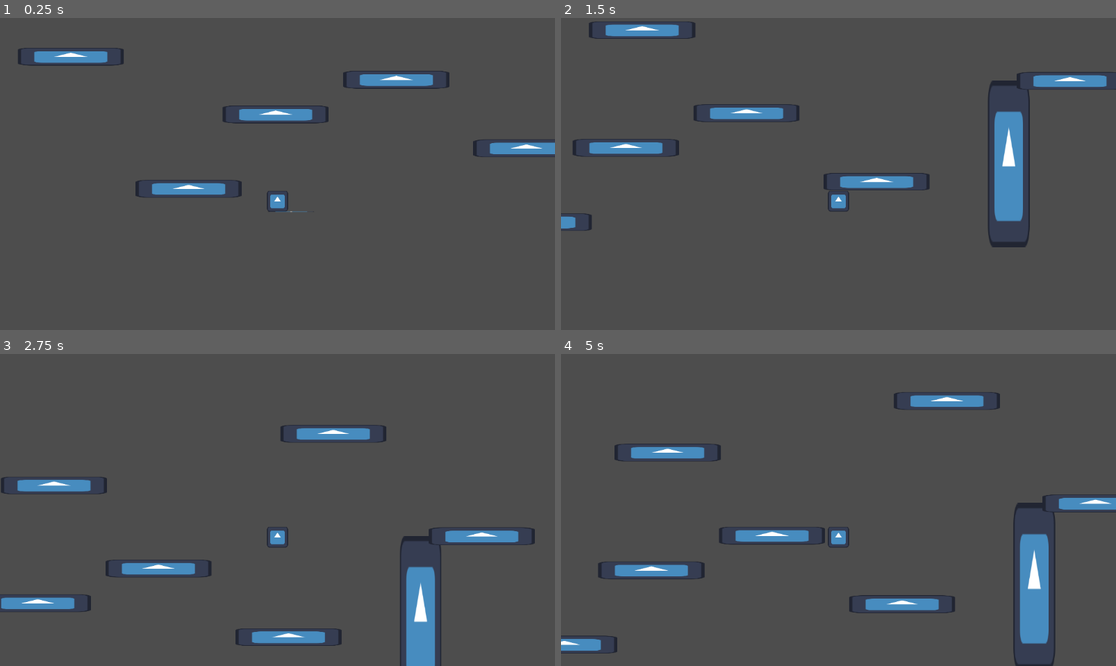
Above: before the commit, frames 1-4 (two rows, left to right).
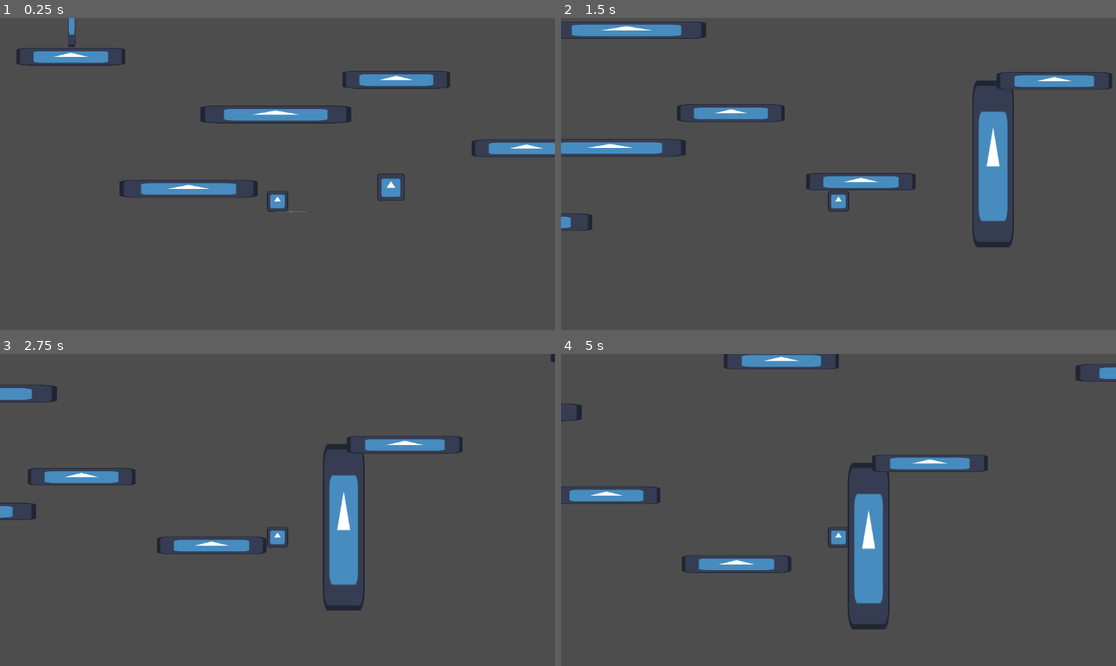
Above: after the commit, the same moments.

Repository: Atlus06/Planet-Trotter
Game: Godot game, scene res://Scenes/main.tscn
The game is run twice, just before and just after one commit, with the same random seed, the same clock (stepped at 60 frames per second) and the same inputs. The engine's default icon, where the game draws it, is replaced by a stand-in: a white triangle on a blue panel in a dark square.
Inputs (mouse positions are in pixels of both pictures, inside the frame that each line leads up to):
- Up to frame 1 (0.25 s): no input
- Up to frame 2 (1.5 s): tap Enter at 0.5 s; move the mouse to (960, 158) at 0.52 s; hold W (jump) 0.53-1.28 s; hold D (move_right) from 0.53 s (still down); tap Space (dash) at 0.6 s; click (960, 158) at 0.67 s; move the mouse to (727, 189) at 1.27 s; tap W (jump) at 1.35 s
- Up to frame 3 (2.75 s): tap W (jump) at 1.52, 1.82 s; tap Space (dash) at 1.55, 2.1 s; move the mouse to (333, 441) at 2.02 s; release D (move_right) at 2.03 s; hold A (move_left) from 2.03 s (still down); hold W (jump) from 2.03 s (still down)
- Up to frame 4 (5 s): move the mouse to (810, 572) at 2.77 s; release A (move_left) at 2.78 s; release W (jump) at 2.78 s; hold D (move_right) 2.78-4.28 s; tap Alt at 2.85 s; click (810, 572) at 2.92 s; tap W (jump) at 3.02, 3.32, 4.52, 4.82 s; tap Space (dash) at 3.05, 4.35 s; move the mouse to (1005, 556) at 3.52 s; hold W (jump) 3.53-4.28 s; tap Shift at 3.6 s; move the mouse to (672, 463) at 4.27 s; hold A (move_left) from 4.28 s (still down)

The runs differ from the first frame. In frame 1, 1.2% of the frame differs, in the area x 3-98%, y 0-59%; in frame 2, 4.9%; in frame 3, 10%; in frame 4, 12%, in the area x 0-100%, y 0-100%.

Commit message:
strengthened dash, fixed wall jump so player jumps off of wall, and started creating collectables

Diff:
--- /dev/null
+++ b/Scenes/collectibles.gd
@@ -0,0 +1,17 @@
+extends Area2D
+
+@onready var can_collect_component: Can_Collect_Component = $Can_Collect_Component
+
+func _ready() -> void:
+	can_collect_component.Collected_Item.connect(gained_collectable)
+	can_collect_component.Level_cleared.connect(cleared_level)
+
+
+
+func gained_collectable():
+	#can_collect_component.got_collectable()
+	print("You got a collectable!")
+	queue_free()
+
+func cleared_level():
+	print("You got all of the collectables!!")
--- /dev/null
+++ b/Scenes/collectibles.tscn
@@ -0,0 +1,23 @@
+[gd_scene format=3 uid="uid://doi2h56o46e1t"]
+
+[ext_resource type="Script" uid="uid://v33i50fafvp5" path="res://Scenes/collectibles.gd" id="1_316ip"]
+[ext_resource type="Texture2D" uid="uid://qdl4mhpxnvab" path="res://Assets/icon.svg" id="1_oknvs"]
+[ext_resource type="Script" uid="uid://d3qxuppgsxjyy" path="res://Scripts/CanCollectComponent.gd" id="2_gb2wt"]
+
+[sub_resource type="CircleShape2D" id="CircleShape2D_gb2wt"]
+radius = 74.431175
+
+[node name="Collectibles" type="Area2D" unique_id=1241773531]
+script = ExtResource("1_316ip")
+
+[node name="CollisionShape2D" type="CollisionShape2D" parent="." unique_id=788459219]
+shape = SubResource("CircleShape2D_gb2wt")
+
+[node name="Sprite2D" type="Sprite2D" parent="." unique_id=309052708]
+texture = ExtResource("1_oknvs")
+
+[node name="Can_Collect_Component" type="Node" parent="." unique_id=1292617766]
+script = ExtResource("2_gb2wt")
+metadata/_custom_type_script = "uid://d3qxuppgsxjyy"
+
+[connection signal="body_entered" from="." to="Can_Collect_Component" method="_on_collectibles_body_entered"]
--- a/Scenes/main.tscn
+++ b/Scenes/main.tscn
@@ -4,6 +4,7 @@
 [ext_resource type="PackedScene" uid="uid://cr4mkpaurcyv0" path="res://Scenes/floor.tscn" id="2_8gbba"]
 [ext_resource type="PackedScene" uid="uid://c1k0kbu1wwrm6" path="res://Scenes/wall.tscn" id="3_jjvhh"]
 [ext_resource type="PackedScene" uid="uid://d2ofgkmuhelmq" path="res://Scenes/platform.tscn" id="4_kry3j"]
+[ext_resource type="PackedScene" uid="uid://doi2h56o46e1t" path="res://Scenes/collectibles.tscn" id="5_kry3j"]
 
 [node name="Main" type="Node2D" unique_id=1249252770]
 
@@ -40,16 +41,51 @@
 scale = Vector2(2.62, 2.62)
 script = null
 
-[node name="Wall14" parent="Walls" unique_id=267560543 instance=ExtResource("3_jjvhh")]
-position = Vector2(4433.0005, 659.00006)
-scale = Vector2(2.62, 2.62)
-script = null
-
 [node name="Wall15" parent="Walls" unique_id=1423952894 instance=ExtResource("3_jjvhh")]
 position = Vector2(3943, 659.99994)
 scale = Vector2(2.62, 2.62)
 script = null
 
+[node name="Wall18" parent="Walls" unique_id=1137091067 instance=ExtResource("3_jjvhh")]
+position = Vector2(4919.0005, 659)
+scale = Vector2(2.62, 2.62)
+script = null
+
+[node name="Wall19" parent="Walls" unique_id=1300325340 instance=ExtResource("3_jjvhh")]
+position = Vector2(4433.0005, 300)
+scale = Vector2(2.62, 2.62)
+script = null
+
+[node name="Wall20" parent="Walls" unique_id=1398907808 instance=ExtResource("3_jjvhh")]
+position = Vector2(4919.0005, 300)
+scale = Vector2(2.62, 2.62)
+script = null
+
+[node name="Wall21" parent="Walls" unique_id=955625308 instance=ExtResource("3_jjvhh")]
+position = Vector2(4436, -137.99998)
+scale = Vector2(2.62, 2.62)
+script = null
+
+[node name="Wall22" parent="Walls" unique_id=1125360032 instance=ExtResource("3_jjvhh")]
+position = Vector2(4922, -137.99998)
+scale = Vector2(2.62, 2.62)
+script = null
+
+[node name="Wall23" parent="Walls" unique_id=176342248 instance=ExtResource("3_jjvhh")]
+position = Vector2(4438, -565)
+scale = Vector2(2.62, 2.62)
+script = null
+
+[node name="Wall24" parent="Walls" unique_id=1718332218 instance=ExtResource("3_jjvhh")]
+position = Vector2(4924, -565)
+scale = Vector2(2.62, 2.62)
+script = null
+
+[node name="Wall26" parent="Walls" unique_id=1957165444 instance=ExtResource("3_jjvhh")]
+position = Vector2(4924, -988)
+scale = Vector2(2.62, 2.62)
+script = null
+
 [node name="Wall16" parent="Walls" unique_id=1039617946 instance=ExtResource("3_jjvhh")]
 position = Vector2(3415, 657)
 scale = Vector2(2.62, 2.62)
@@ -277,3 +313,57 @@
 [node name="Platform43" parent="Platforms" unique_id=1949862147 instance=ExtResource("4_kry3j")]
 position = Vector2(-1657, -2052)
 scale = Vector2(0.7, 0.7)
+
+[node name="Collectibles" type="Node" parent="." unique_id=1610890794]
+
+[node name="Collectibles" parent="Collectibles" unique_id=1241773531 instance=ExtResource("5_kry3j")]
+position = Vector2(833, 583)
+scale = Vector2(0.6, 0.6)
+
+[node name="Collectibles2" parent="Collectibles" unique_id=439985952 instance=ExtResource("5_kry3j")]
+position = Vector2(560, -43)
+scale = Vector2(0.6, 0.6)
+
+[node name="Collectibles3" parent="Collectibles" unique_id=1208381863 instance=ExtResource("5_kry3j")]
+position = Vector2(-263, -608)
+scale = Vector2(0.6, 0.6)
+
+[node name="Collectibles4" parent="Collectibles" unique_id=1645970090 instance=ExtResource("5_kry3j")]
+position = Vector2(-1913, -158)
+scale = Vector2(0.6, 0.6)
+
+[node name="Collectibles5" parent="Collectibles" unique_id=688598975 instance=ExtResource("5_kry3j")]
+position = Vector2(-2894, 109)
+scale = Vector2(0.6, 0.6)
+
+[node name="Collectibles6" parent="Collectibles" unique_id=118393627 instance=ExtResource("5_kry3j")]
+position = Vector2(830, -1330)
+scale = Vector2(0.6, 0.6)
+
+[node name="Collectibles7" parent="Collectibles" unique_id=1641799152 instance=ExtResource("5_kry3j")]
+position = Vector2(335, -2086)
+scale = Vector2(0.6, 0.6)
+
+[node name="Collectibles8" parent="Collectibles" unique_id=186563098 instance=ExtResource("5_kry3j")]
+position = Vector2(-1664, -2144)
+scale = Vector2(0.6, 0.6)
+
+[node name="Collectibles9" parent="Collectibles" unique_id=1438898531 instance=ExtResource("5_kry3j")]
+position = Vector2(4630, -1230)
+scale = Vector2(0.6, 0.6)
+
+[node name="Collectibles10" parent="Collectibles" unique_id=1275387970 instance=ExtResource("5_kry3j")]
+position = Vector2(3421, -817)
+scale = Vector2(0.6, 0.6)
+
+[node name="Collectibles11" parent="Collectibles" unique_id=884385376 instance=ExtResource("5_kry3j")]
+position = Vector2(2367, -146)
+scale = Vector2(0.6, 0.6)
+
+[node name="Collectibles12" parent="Collectibles" unique_id=883602913 instance=ExtResource("5_kry3j")]
+position = Vector2(3090, 510)
+scale = Vector2(0.6, 0.6)
+
+[node name="Collectibles13" parent="Collectibles" unique_id=1425739525 instance=ExtResource("5_kry3j")]
+position = Vector2(4354, 534)
+scale = Vector2(0.6, 0.6)
--- a/Scenes/player.tscn
+++ b/Scenes/player.tscn
@@ -4,6 +4,7 @@
 [ext_resource type="Script" uid="uid://bbwhmafuk1gn0" path="res://Scripts/player.gd" id="1_cvnsp"]
 [ext_resource type="Texture2D" uid="uid://qdl4mhpxnvab" path="res://Assets/icon.svg" id="2_6t5aa"]
 [ext_resource type="Script" uid="uid://c8ar433hsh7mt" path="res://Scripts/InputComponent.gd" id="3_6t5aa"]
+[ext_resource type="Script" uid="uid://d1710yeed7ers" path="res://Scripts/GravityComponent.gd" id="5_fkybt"]
 
 [sub_resource type="RectangleShape2D" id="RectangleShape2D_88kja"]
 size = Vector2(127, 127)
@@ -20,6 +21,16 @@
 
 [node name="CameraAnchor" type="Node" parent="." unique_id=253682457]
 
+[node name="DashTimer" type="Timer" parent="." unique_id=2069224292]
+wait_time = 0.2
+
+[node name="WallJump" type="Timer" parent="." unique_id=1170025154]
+wait_time = 0.22
+
+[node name="Camera2D" type="Camera2D" parent="." unique_id=763303121]
+offset = Vector2(0, -75)
+zoom = Vector2(0.75, 0.75)
+
 [node name="Input_Component" type="Node" parent="." unique_id=190985975]
 unique_name_in_owner = true
 script = ExtResource("3_6t5aa")
@@ -29,14 +40,13 @@
 unique_name_in_owner = true
 script = ExtResource("1_6t5aa")
 body = NodePath("..")
-dash_velo = -1000.0
+dash_velo = -1200.0
 metadata/_custom_type_script = "uid://bm3g6uero38h7"
 
-[node name="DashTimer" type="Timer" parent="." unique_id=2069224292]
-wait_time = 0.2
-
-[node name="Camera2D" type="Camera2D" parent="." unique_id=763303121]
-offset = Vector2(0, -75)
-zoom = Vector2(0.75, 0.75)
+[node name="Gravity_Component" type="Node" parent="." unique_id=1236906400]
+unique_name_in_owner = true
+script = ExtResource("5_fkybt")
+metadata/_custom_type_script = "uid://d1710yeed7ers"
 
 [connection signal="timeout" from="DashTimer" to="Movement_Component" method="_on_dash_timer_timeout"]
+[connection signal="timeout" from="WallJump" to="Movement_Component" method="_on_wall_jump_timeout"]
--- /dev/null
+++ b/Scripts/CanCollectComponent.gd
@@ -0,0 +1,33 @@
+class_name Can_Collect_Component extends Node
+
+
+signal Collected_Item(current: int, max: int)
+signal Level_cleared
+
+@export var max_collectable_amt := 13
+var current_collected := 0
+
+func _ready() -> void:
+	_emit()
+
+
+func got_collectable() -> void:
+	#current_collected = clamp(current_collected + 1, 0, max_collectable_amt)
+	#_emit()
+
+	if current_collected == max_collectable_amt:
+		Level_cleared.emit()
+
+
+func _emit() -> void:
+
+	Collected_Item.emit()
+
+	print("Items Collected: %d / %d" % [current_collected, max_collectable_amt])
+
+
+
+func _on_collectibles_body_entered(body: Node2D) -> void:
+	current_collected = clamp(current_collected + 1, 0, max_collectable_amt)
+	_emit()
+	got_collectable()
--- /dev/null
+++ b/Scripts/GravityComponent.gd
@@ -0,0 +1,12 @@
+class_name Gravity_Component extends Node
+
+var player: CharacterBody2D
+@export var gravity_multiplyer := 3.0
+
+
+func update(delta: float) -> void:
+
+
+	# gravity
+	if not player.is_on_floor():
+		player.velocity += player.get_gravity() * delta * gravity_multiplyer
--- a/Scripts/MovementComponent.gd
+++ b/Scripts/MovementComponent.gd
@@ -1,11 +1,12 @@
 class_name Movement_Component extends Node
 @onready var dash_timer: Timer = $"../DashTimer"
+@onready var wall_jump: Timer = $"../WallJump"
 
 @export var body: CharacterBody2D
 @export var speed := 500.0
 @export var jump_velo := -900.0
+#@export var wall_jump_velo = -1100.0
 @export var dash_velo := 15.0
-@export var gravity_multiplyer := 3.0
 
 var direction: float
 var jumping := false
@@ -13,26 +14,24 @@
 var CanJump := false
 var wants_dash := false
 var is_dashing := false
+var is_wall_jumping := false
 var CanDash := false
 
 func update(delta: float) -> void:
 	#if no body then no moevement
 	if body == null:
 		return
-	#skips everything to let dash finish
-	if is_dashing:
+	#skips everything to let dash/walljump finish
+	if is_dashing or is_wall_jumping:
 		body.move_and_slide()
 		return
 
 	# movement
 	body.velocity.x = direction * speed
 
-	# gravity
-	if not body.is_on_floor():
-		body.velocity += body.get_gravity() * delta * gravity_multiplyer
 
 	# can jump/dash
-	if body.is_on_floor():
+	if body.is_on_floor() or body.is_on_wall():
 		CanJump = true
 		CanDash = true
 
@@ -42,6 +41,7 @@
 	elif jumping and CanJump == true:
 		body.velocity.y = jump_velo
 		CanJump = false
+
 
 	#dash
 	if wants_dash and CanDash == true:
@@ -58,12 +58,24 @@
 	if body.is_on_wall():
 		if direction != 0:
 			body.velocity.y = 35
-			CanDash = true
-			CanJump = true
 
+	#jump away from wall
+	if jumping:
+		if body.is_on_wall():
+			var wall_normal = body.get_wall_normal()
+
+			body.velocity.x = -wall_normal.x * jump_velo
+			body.velocity.y = jump_velo
+
+			wall_jump.start()
+			is_wall_jumping = true
 
 	body.move_and_slide()
 
 
 func _on_dash_timer_timeout() -> void:
 	is_dashing = false
+
+
+func _on_wall_jump_timeout() -> void:
+	is_wall_jumping = false
--- a/Scripts/platform.gd
+++ b/Scripts/platform.gd
@@ -3,4 +3,4 @@
 
 # Called when the node enters the scene tree for the first time.
 func _ready() -> void:
-	scale.x = randi_range(1,1.5)
+	scale.x = randf_range(1,1.5)
--- a/Scripts/player.gd
+++ b/Scripts/player.gd
@@ -2,6 +2,7 @@
 
 @onready var input_component: Input_Component = $Input_Component
 @onready var movement_component: Movement_Component = %Movement_Component
+@onready var gravity_component: Gravity_Component = %Gravity_Component
 
 func _physics_process(delta: float) -> void:
 
@@ -14,3 +15,7 @@
 	movement_component.wants_dash = input_component.dash_pressed
 	movement_component.jump_held = input_component.up_held
 	movement_component.update(delta)
+
+	#applies gravity
+	gravity_component.player = movement_component.body
+	gravity_component.update(delta)
--- a/Scripts/wall.gd
+++ b/Scripts/wall.gd
@@ -3,4 +3,4 @@
 
 # Called when the node enters the scene tree for the first time.
 func _ready() -> void:
-	scale.y = randi_range(0.2, 1.7)
+	scale.y = randf_range(0.2, 1.7)
--- a/project.godot
+++ b/project.godot
@@ -14,6 +14,10 @@
 run/main_scene="uid://drc4lugns5bhe"
 config/features=PackedStringArray("4.6", "GL Compatibility")
 config/icon="res://Assets/icon.svg"
+
+[display]
+
+window/size/mode=2
 
 [editor_plugins]
 
Not shown, added: Scenes/collectibles.gd.uid
Not shown, added: Scripts/CanCollectComponent.gd.uid
Not shown, added: Scripts/GravityComponent.gd.uid
Not shown, added: export_presets.cfg
Not shown, added: Scenes/collectibles.tscn5750832291.tmp
Not shown, added: Scenes/collectibles.tscn5759644590.tmp
Not shown, added: Scenes/collectibles.tscn5782147008.tmp
Not shown, added: Scenes/collectibles.tscn5795513241.tmp
Not shown, added: Scenes/collectibles.tscn5799242745.tmp
